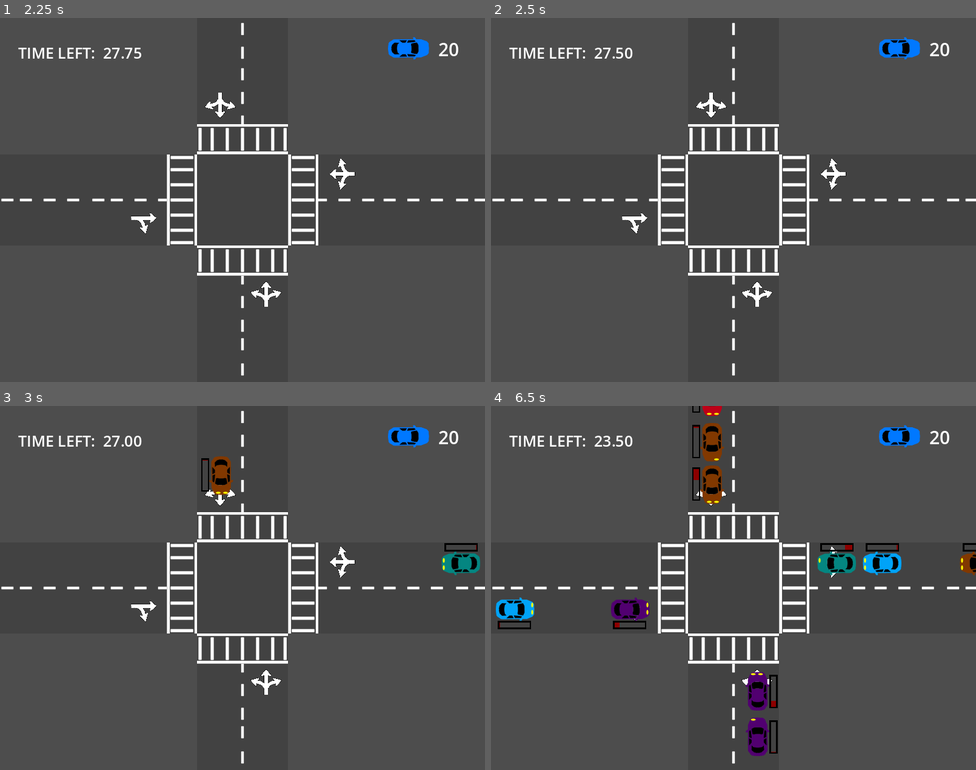
Above: before the commit, frames 1-4 (two rows, left to right).
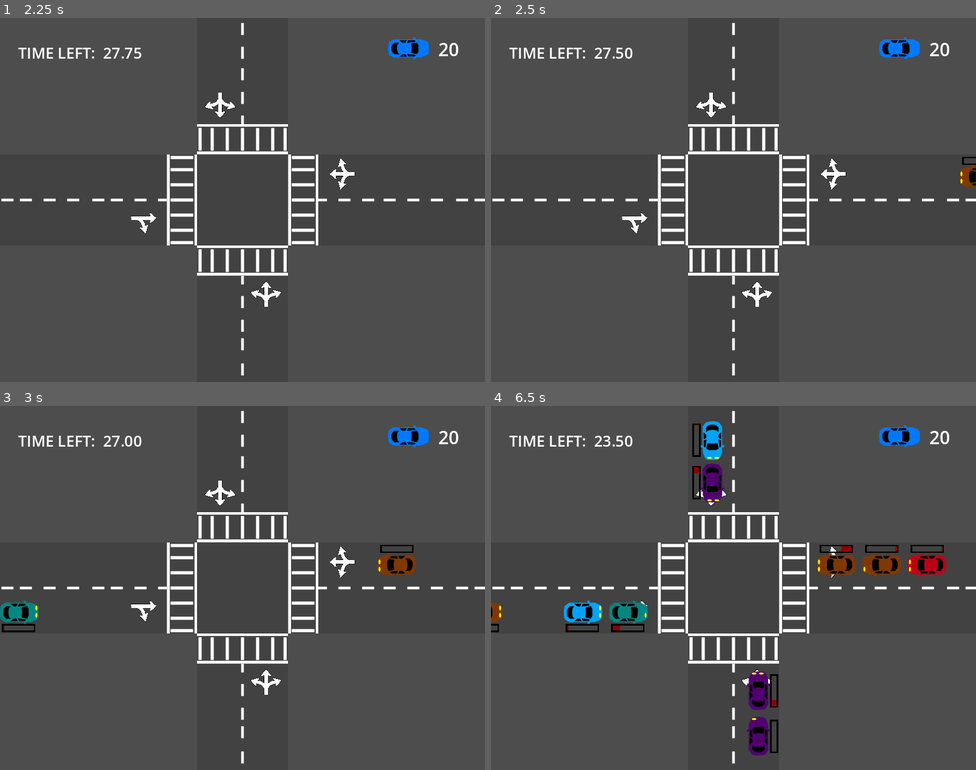
Above: after the commit, the same moments.

Repository: preciousjoker/crossguard_chaos
Game: Godot game, scene res://Levels/Level1.tscn
Two runs of this game, one before a commit and one after it. Both use one fixed random seed, a clock stepped at 60 frames per second and the inputs below. The project has no main scene, so this scene is started directly.
Inputs (mouse positions are in pixels of both pictures, inside the frame that each line leads up to):
- Up to frame 1 (2.25 s): move the mouse to (349, 181) at 0.52 s; tap J at 0.6, 1.35, 2.1 s; click (349, 181) at 0.67 s; move the mouse to (145, 218) at 1.27 s; click (145, 218) at 1.42 s; move the mouse to (291, 119) at 2.02 s; click (291, 119) at 2.17 s
- Up to frame 2 (2.5 s): no input
- Up to frame 3 (3 s): move the mouse to (218, 660) at 2.77 s; tap J at 2.85 s; click (218, 660) at 2.92 s
- Up to frame 4 (6.5 s): move the mouse to (879, 642) at 3.52 s; tap J every 0.75 s from 3.6 to 5.85 s; click (879, 642) at 3.67 s; move the mouse to (588, 533) at 4.27 s; click (588, 533) at 4.42 s; move the mouse to (757, 588) at 5.02 s; click (757, 588) at 5.17 s; move the mouse to (660, 497) at 5.77 s; click (660, 497) at 5.92 s

Frame 1 is identical in both runs. In frame 2, 0.2% of the frame differs, in the area x 96-100%, y 38-47%; in frame 3, 1.9%; in frame 4, 4.7%, in the area x 0-100%, y 0-97%.

Commit message:
fworking don't break i5t

Diff:
--- a/Levels/Level1.tscn
+++ b/Levels/Level1.tscn
@@ -43,21 +43,21 @@
 rotation = 0.00229049
 
 [node name="SpawnArea3" parent="World2D" instance=ExtResource("4_jv7i8")]
-position = Vector2(1620, 819)
+position = Vector2(-1636, 980)
+spawn_interval_max = 2.0
+
+[node name="SpawnArea6" parent="World2D" instance=ExtResource("4_jv7i8")]
+position = Vector2(1508, 824)
 rotation = 3.14159
 spawn_interval_max = 2.0
 
+[node name="SpawnArea4" parent="World2D" instance=ExtResource("4_jv7i8")]
+position = Vector2(82, 2288)
+rotation = -1.5708
+spawn_interval_max = 2.0
+
 [node name="SpawnArea5" parent="World2D" instance=ExtResource("4_jv7i8")]
-position = Vector2(-1630, 970)
-spawn_interval_max = 2.0
-
-[node name="SpawnArea4" parent="World2D" instance=ExtResource("4_jv7i8")]
-position = Vector2(80, 2260)
-rotation = 4.71162
-spawn_interval_max = 2.0
-
-[node name="SpawnArea6" parent="World2D" instance=ExtResource("4_jv7i8")]
-position = Vector2(-70, -470)
+position = Vector2(-69, -385)
 rotation = 1.5708
 spawn_interval_max = 2.0
 
@@ -246,20 +246,21 @@
 autoplay = true
 
 [node name="GUI" type="Control" parent="."]
+process_mode = 3
 layout_mode = 3
-anchors_preset = 15
-anchor_right = 1.0
-anchor_bottom = 1.0
-grow_horizontal = 2
-grow_vertical = 2
+anchors_preset = 0
+offset_right = 40.0
+offset_bottom = 40.0
 
 [node name="CanvasLayer" type="CanvasLayer" parent="GUI"]
 
+[node name="GameOverScreen" parent="GUI/CanvasLayer" instance=ExtResource("9_u3bq6")]
+visible = false
+
 [node name="UI_GameInfo" parent="GUI/CanvasLayer" instance=ExtResource("7_2ykqf")]
+process_mode = 3
+mouse_filter = 1
 script = ExtResource("8_tle5v")
 
-[node name="GameOverScreen" parent="GUI/CanvasLayer" instance=ExtResource("9_u3bq6")]
-visible = false
-
 [node name="LevelClearedScreen" parent="GUI/CanvasLayer" instance=ExtResource("10_6g8mo")]
 visible = false
--- a/StopArea.gd
+++ b/StopArea.gd
@@ -25,19 +25,20 @@
 
 
 func _process(delta: float) -> void:
-	if Input.is_key_pressed(signal_key) and !was_signal_key_pressed:
-		was_signal_key_pressed = true
-
-	if !Input.is_key_pressed(signal_key) and was_signal_key_pressed:
-		was_signal_key_pressed = false
-		if car != null:
-			car.can_build_rage = false
-			car.disable_brake_check()
-			car.requires_signal_to_go = false
-			car.drive()
-
-	# Update tracking variable for next frame
-	was_signal_key_pressed = Input.is_key_pressed(signal_key)
+	#if Input.is_key_pressed(signal_key) and !was_signal_key_pressed:
+		#was_signal_key_pressed = true
+	#
+	#if !Input.is_key_pressed(signal_key) and was_signal_key_pressed:
+		#was_signal_key_pressed = false
+		#if car != null:
+			#car.can_build_rage = false
+			#car.disable_brake_check()
+			#car.requires_signal_to_go = false
+			#car.drive()
+			#
+	## Update tracking variable for next frame
+	#was_signal_key_pressed = Input.is_key_pressed(signal_key)
+	pass
 
 
 func find_game_manager():
--- /dev/null
+++ b/UI/car_click_test_actor.gd
@@ -0,0 +1,10 @@
+extends Area2D
+
+func _ready() -> void:
+	connect("input_event", on_input_event)
+
+
+func on_input_event(viewport: Node, event: InputEvent, shape_idx: int) -> void:
+	var click = event as InputEventMouseButton
+	if click and click.pressed and click.button_index == 1:
+		print("Clicked car test")
--- /dev/null
+++ b/UI/car_click_test_actor.tscn
@@ -0,0 +1,19 @@
+[gd_scene load_steps=4 format=3 uid="uid://bvg3m31upvlqu"]
+
+[ext_resource type="Script" path="res://UI/car_click_test_actor.gd" id="1_gu2dd"]
+[ext_resource type="Texture2D" uid="uid://bhy0huwlje085" path="res://Art/base_car.png" id="1_te7gd"]
+
+[sub_resource type="RectangleShape2D" id="RectangleShape2D_nsoda"]
+size = Vector2(131, 65)
+
+[node name="Area2D" type="Area2D"]
+script = ExtResource("1_gu2dd")
+
+[node name="Sprite2D" type="Sprite2D" parent="."]
+texture = ExtResource("1_te7gd")
+
+[node name="CollisionShape2D" type="CollisionShape2D" parent="."]
+position = Vector2(-0.5, 0.5)
+shape = SubResource("RectangleShape2D_nsoda")
+
+[node name="Camera2D" type="Camera2D" parent="."]
--- /dev/null
+++ b/UI/how_to_play.tscn
@@ -0,0 +1,35 @@
+[gd_scene load_steps=2 format=3 uid="uid://b3ap68s0nfby6"]
+
+[ext_resource type="Script" path="res://load_level_btn.gd" id="1_xac83"]
+
+[node name="HowToPlay" type="Control"]
+layout_mode = 3
+anchors_preset = 15
+anchor_right = 1.0
+anchor_bottom = 1.0
+grow_horizontal = 2
+grow_vertical = 2
+
+[node name="Intersection" type="Control" parent="."]
+layout_mode = 1
+anchors_preset = 15
+anchor_right = 1.0
+anchor_bottom = 1.0
+grow_horizontal = 2
+grow_vertical = 2
+
+[node name="Btn_MainMenu" type="Button" parent="Intersection"]
+layout_mode = 1
+anchors_preset = 7
+anchor_left = 0.5
+anchor_top = 1.0
+anchor_right = 0.5
+anchor_bottom = 1.0
+offset_left = -70.0
+offset_top = -150.0
+offset_right = 62.0
+offset_bottom = -102.0
+grow_horizontal = 2
+grow_vertical = 0
+text = "MAIN MENU"
+script = ExtResource("1_xac83")
--- /dev/null
+++ b/UI/main_menu.gd
@@ -0,0 +1,15 @@
+extends Control
+
+@onready var btn_play: Button = %Btn_Play
+@onready var btn_how_to: Button = %Btn_HowTo
+@onready var btn_quit: Button = %Btn_Quit
+
+
+func _ready() -> void:
+	btn_play.pressed.connect(func() -> void:
+		get_tree().change_scene_to_file("res://Levels/Level1.tscn")
+	)
+
+	btn_how_to.pressed.connect(func() -> void:
+		get_tree().change_scene_to_file("res://UI/how_to_play.tscn")
+	)
--- /dev/null
+++ b/UI/main_menu.tscn
@@ -0,0 +1,73 @@
+[gd_scene load_steps=2 format=3 uid="uid://bpcioajcj5seh"]
+
+[ext_resource type="Script" path="res://UI/main_menu.gd" id="1_xubtr"]
+
+[node name="MainMenu" type="Control"]
+layout_mode = 3
+anchors_preset = 15
+anchor_right = 1.0
+anchor_bottom = 1.0
+grow_horizontal = 2
+grow_vertical = 2
+script = ExtResource("1_xubtr")
+
+[node name="CanvasLayer" type="CanvasLayer" parent="."]
+
+[node name="Label" type="Label" parent="CanvasLayer"]
+anchors_preset = 5
+anchor_left = 0.5
+anchor_right = 0.5
+offset_left = -310.0
+offset_top = 30.0
+offset_right = 310.0
+offset_bottom = 171.0
+grow_horizontal = 2
+theme_override_font_sizes/font_size = 50
+text = "CROSSWALK
+CHAOS     "
+horizontal_alignment = 1
+
+[node name="Btn_Play" type="Button" parent="CanvasLayer"]
+unique_name_in_owner = true
+anchors_preset = 8
+anchor_left = 0.5
+anchor_top = 0.5
+anchor_right = 0.5
+anchor_bottom = 0.5
+offset_left = -60.0
+offset_top = 78.5
+offset_right = 50.0
+offset_bottom = 109.5
+grow_horizontal = 2
+grow_vertical = 2
+text = "PLAY"
+
+[node name="Btn_HowTo" type="Button" parent="CanvasLayer"]
+unique_name_in_owner = true
+anchors_preset = 8
+anchor_left = 0.5
+anchor_top = 0.5
+anchor_right = 0.5
+anchor_bottom = 0.5
+offset_left = -63.5
+offset_top = 140.0
+offset_right = 53.5
+offset_bottom = 171.0
+grow_horizontal = 2
+grow_vertical = 2
+text = "HOW TO PLAY"
+
+[node name="Btn_Quit" type="Button" parent="CanvasLayer"]
+unique_name_in_owner = true
+anchors_preset = 8
+anchor_left = 0.5
+anchor_top = 0.5
+anchor_right = 0.5
+anchor_bottom = 0.5
+offset_left = -60.0
+offset_top = 200.0
+offset_right = 50.0
+offset_bottom = 231.0
+grow_horizontal = 2
+grow_vertical = 2
+text = "QUIT"
--- a/UI/ui_game_info.gd
+++ b/UI/ui_game_info.gd
@@ -8,6 +8,10 @@
 func _ready() -> void:
 	var world: Node = null
 	var root = get_tree().root
+
+	GameEvents.level_timer_expired.connect(func() -> void:
+		hide()
+	)
 
 	# go through root children and find the world and game manager
 	for child in root.get_children():
--- a/car.gd
+++ b/car.gd
@@ -8,6 +8,8 @@
 @onready var left_turn_light: Sprite2D = %LeftTurnLight
 @onready var right_turn_light: Sprite2D = %RightTurnLight
 @onready var rage_meter: ProgressBar = %RageMeter
+@onready var horn: AudioStreamPlayer2D = %horn
+@onready var click_area: Area2D = %ClickArea
 
 @export var stop_distance = 100.0
 @export var max_speed: float = 600.0
@@ -24,6 +26,7 @@
 var _waypoint: Waypoint = null
 var _previous_waypoint: Waypoint = null
 var should_brake: bool = true
+var honking: bool = false
 var requires_signal_to_go = false
 var will_turn: bool = false
 var turn_direction: ETurnDirection = ETurnDirection.NONE
@@ -42,7 +45,7 @@
 
 func prepare_rage_meter() -> void:
 	rage_meter.max_value = max_time / rage_increase
-	print("Max Value: %f" % rage_meter.max_value)
+	#print("Max Value: %f" % rage_meter.max_value)
 	rage_meter.value = 0.0
 
 
@@ -71,6 +74,16 @@
 		toggle_turn_light(turn_direction)
 	)
 	turn_signal_timer.start(0.0)
+
+
+	# horn
+	horn.finished.connect(func() -> void:
+		horn.stop()
+		horn.seek(0.0)
+		honking = false
+	)
+
+	click_area.connect("input_event", on_input_event)
 
 
 func toggle_turn_light(turn_direction: ETurnDirection) -> void:
@@ -123,8 +136,27 @@
 	rage_meter.value += amount_increase
 
 
+	if (rage_meter.value / rage_meter.max_value >= 0.75) and !honking:
+		honk()
+
+
+	if rage_meter.value >= rage_meter.max_value:
+		disable_brake_check()
+		drive()
+
+
 func _process(delta: float) -> void:
 	update_rage_meter(delta)
+
+
+func on_input_event(viewport: Node, event: InputEvent, shape_idx: int) -> void:
+	var click = event as InputEventMouseButton
+	if click and click.is_released and click.button_index == 1:
+		print("Clicked car test")
+		can_build_rage = false
+		disable_brake_check()
+		requires_signal_to_go = false
+		drive()
 
 
 func _physics_process(delta: float) -> void:
@@ -196,8 +228,34 @@
 	if in_stop_area:
 		requires_signal_to_go = true
 
+
 func drive() -> void:
 	drive_mode = EDriveMode.DRIVE
 
 func disable_brake_check() -> void:
 	should_brake = false
+
+func honk() -> void:
+	horn.seek(0.0)
+	horn.play(0.0)
+	honking = true
+	shake()
+
+
+func shake() -> void:
+	var tween := create_tween()
+	var move_amount = 10.0
+	var x_pos: float = global_position.x
+	var y_pos: float = global_position.y
+
+	var horizontal = abs(transform.x.x) == 1.0
+	if horizontal:
+		tween.tween_property(self, "global_position:x", x_pos + (move_amount * sign(transform.x.x)), 0.15)
+		tween.finished.connect(func() -> void:
+			tween.tween_property(self, "global_position:x", x_pos - (move_amount * sign(transform.x.x)), 0.3)
+		)
+	else:
+		tween.tween_property(self, "global_position:y", y_pos + (move_amount * sign(transform.x.y)), 0.15)
+		tween.finished.connect(func() -> void:
+			tween.tween_property(self, "global_position:y", y_pos - (move_amount * sign(transform.x.y)), 0.3)
+		)
--- a/car.tscn
+++ b/car.tscn
@@ -1,8 +1,9 @@
-[gd_scene load_steps=7 format=3 uid="uid://de0t32mi52yll"]
+[gd_scene load_steps=9 format=3 uid="uid://de0t32mi52yll"]
 
 [ext_resource type="Script" path="res://car.gd" id="1_fgk4r"]
 [ext_resource type="Texture2D" uid="uid://bhy0huwlje085" path="res://Art/base_car.png" id="2_d32ma"]
 [ext_resource type="Texture2D" uid="uid://brchckdwj0r1q" path="res://Art/car_light.png" id="3_oi6tj"]
+[ext_resource type="AudioStream" uid="uid://psogb1772ek4" path="res://Music/car_honk.ogg" id="4_qy6e2"]
 
 [sub_resource type="CapsuleShape2D" id="CapsuleShape2D_rp10k"]
 radius = 9.5
@@ -23,6 +24,9 @@
 border_width_right = 5
 border_width_bottom = 5
 border_color = Color(0.8, 0.8, 0.8, 0)
+
+[sub_resource type="RectangleShape2D" id="RectangleShape2D_lykft"]
+size = Vector2(113, 55)
 
 [node name="CarHitBox" type="Area2D"]
 collision_mask = 3
@@ -53,6 +57,7 @@
 [node name="RayCast2D" type="RayCast2D" parent="."]
 unique_name_in_owner = true
 position = Vector2(-1, 0)
+exclude_parent = false
 collide_with_areas = true
 collide_with_bodies = false
 
@@ -71,3 +76,19 @@
 step = 0.001
 value = 50.0
 show_percentage = false
+
+[node name="horn" type="AudioStreamPlayer2D" parent="."]
+unique_name_in_owner = true
+stream = ExtResource("4_qy6e2")
+volume_db = -10.0
+
+[node name="ClickArea" type="Area2D" parent="."]
+unique_name_in_owner = true
+z_index = 10
+collision_layer = 4
+collision_mask = 4
+
+[node name="CollisionShape2D" type="CollisionShape2D" parent="ClickArea"]
+position = Vector2(-2.5, 1.5)
+shape = SubResource("RectangleShape2D_lykft")
+debug_color = Color(0.808112, 0.413759, 0, 0.42)
--- a/game_manager.gd
+++ b/game_manager.gd
@@ -21,7 +21,6 @@
 
 	GameEvents.car_processed.connect(func() -> void:
 		cars_left -= 1
-		print("Cars left: %d" % cars_left)
 		if cars_left <= 0:
 			GameEvents.level_cleared.emit()
 	)
--- /dev/null
+++ b/load_level_btn.gd
@@ -0,0 +1,6 @@
+extends Button
+
+func _ready() -> void:
+	self.connect("pressed", func() -> void:
+		get_tree().change_scene_to_file("res://UI/main_menu.tscn")
+	)
--- a/project.godot
+++ b/project.godot
@@ -32,7 +32,7 @@
 
 2d_physics/layer_1="Car"
 2d_physics/layer_2="StopArea"
-2d_physics/layer_3="s"
+2d_physics/layer_3="CarClick"
 
 [rendering]
 
Not shown, added: Music/car_honk.ogg.import
Not shown, added: Music/car_honk.ogg
